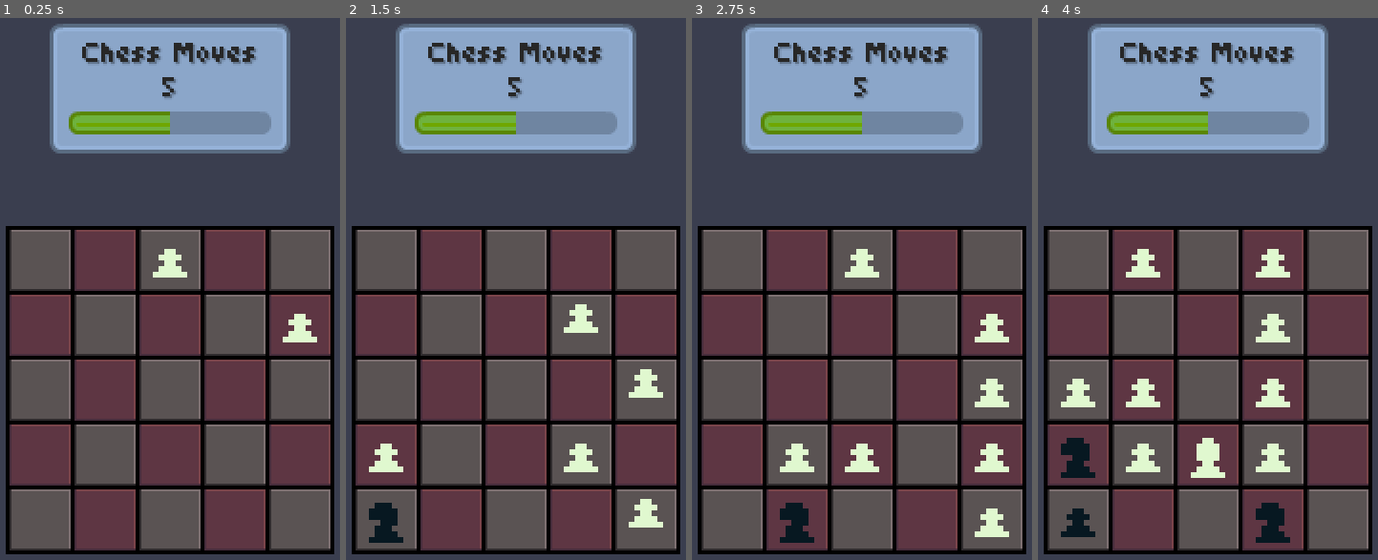
Above: before the commit, frames 1-4 (left to right).
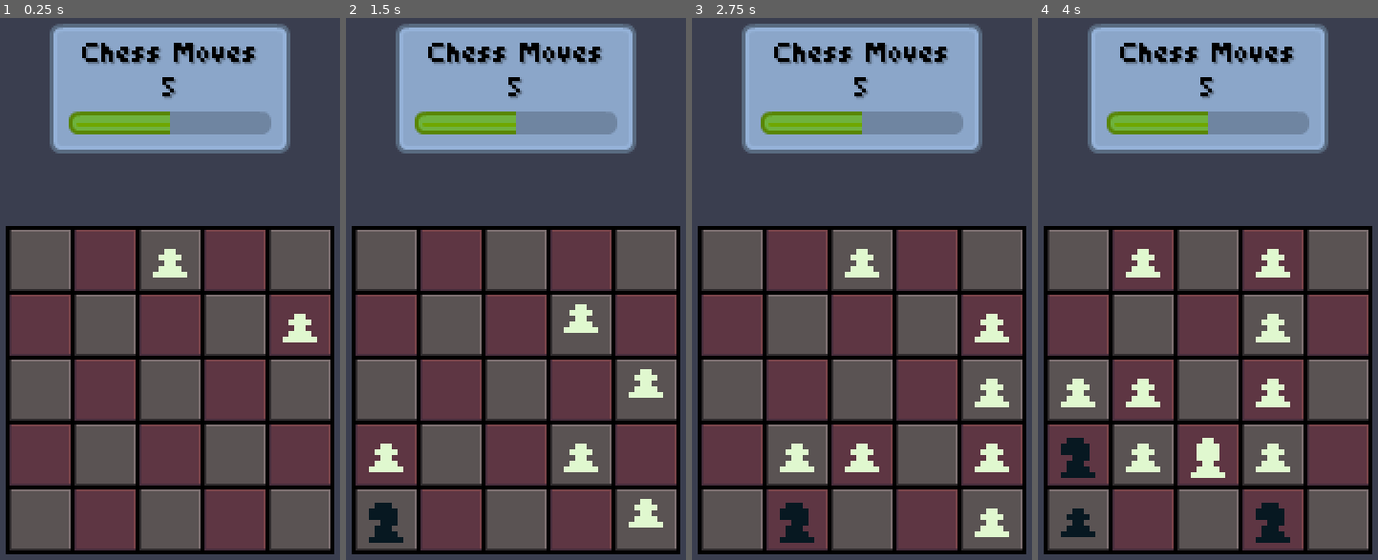
Above: after the commit, the same moments.

Repository: abaker-skudlarek/ChessTiles
Game: Godot game, scene res://Scenes/main.tscn
Same seed, same stepped clock (60 frames per second), same inputs: the game is played once before the commit and once after it. The engine's default icon, where the game draws it, is replaced by a stand-in: a white triangle on a blue panel in a dark square.
Inputs (mouse positions are in pixels of both pictures, inside the frame that each line leads up to):
- Up to frame 1 (0.25 s): no input
- Up to frame 2 (1.5 s): tap Enter at 0.5 s; move the mouse to (590, 223) at 0.52 s; hold Right (slide_move_right) 0.53-1.28 s; click (590, 223) at 0.67 s; tap Space at 1.25 s; move the mouse to (386, 522) at 1.27 s; hold Down (slide_move_down) from 1.28 s (still down); click (386, 522) at 1.42 s
- Up to frame 3 (2.75 s): tap Enter at 2 s; move the mouse to (896, 120) at 2.02 s; release Down (slide_move_down) at 2.03 s; hold Right (slide_move_right) from 2.03 s (still down); click (896, 120) at 2.17 s
- Up to frame 4 (4 s): tap Space at 2.75 s; move the mouse to (1191, 381) at 2.77 s; release Right (slide_move_right) at 2.78 s; hold Up (slide_move_up) 2.78-3.53 s; click (1191, 381) at 2.92 s; tap Enter at 3.5 s; move the mouse to (1310, 348) at 3.52 s; hold Left (slide_move_left) from 3.53 s (still down); click (1310, 348) at 3.67 s

The runs differ from the first frame. In frame 1, 0.8% of the frame differs, in the area x 24-75%, y 4-15%; in frame 2, 0.8%; in frame 3, 0.8%; in frame 4, 0.8%.

Commit message:
fixed chess moves, improved end game scorer UI

Diff:
--- a/Scenes/UI/end_game_scorer_ui.tscn
+++ b/Scenes/UI/end_game_scorer_ui.tscn
@@ -3,77 +3,30 @@
 [ext_resource type="Script" path="res://Scripts/UI/end_game_scorer_ui.gd" id="1_ww5ie"]
 
 [node name="EndGameScorerUI" type="PanelContainer"]
-offset_right = 232.0
-offset_bottom = 171.0
+offset_right = 65.0
+offset_bottom = 34.0
 script = ExtResource("1_ww5ie")
 
-[node name="VBoxContainer" type="VBoxContainer" parent="."]
+[node name="HBoxContainer" type="HBoxContainer" parent="."]
+layout_mode = 2
+alignment = 1
+
+[node name="TotalScoreSignLabel" type="Label" parent="HBoxContainer"]
+layout_mode = 2
+text = " "
+
+[node name="TotalScoreLabel" type="Label" parent="HBoxContainer"]
+layout_mode = 2
+text = "0
+"
+
+[node name="Spacer" type="Control" parent="HBoxContainer"]
 layout_mode = 2
 
-[node name="ScoreLabel" type="Label" parent="VBoxContainer"]
+[node name="DeltaSignLabel" type="Label" parent="HBoxContainer"]
 layout_mode = 2
-text = "Score
-"
-horizontal_alignment = 1
+text = "+"
 
-[node name="Spacer1" type="Control" parent="VBoxContainer"]
+[node name="DeltaScoreLabel" type="Label" parent="HBoxContainer"]
 layout_mode = 2
-size_flags_vertical = 3
-
-[node name="HBoxContainer" type="HBoxContainer" parent="VBoxContainer"]
-layout_mode = 2
-
-[node name="Spacer2" type="Control" parent="VBoxContainer/HBoxContainer"]
-layout_mode = 2
-size_flags_horizontal = 3
-size_flags_vertical = 3
-
-[node name="TotalScoreSignLabel" type="Label" parent="VBoxContainer/HBoxContainer"]
-layout_mode = 2
-theme_override_font_sizes/font_size = 40
-horizontal_alignment = 1
-vertical_alignment = 1
-
-[node name="Spacer6" type="Control" parent="VBoxContainer/HBoxContainer"]
-layout_mode = 2
-size_flags_horizontal = 3
-size_flags_vertical = 3
-size_flags_stretch_ratio = 0.0
-
-[node name="TotalScoreLabel" type="Label" parent="VBoxContainer/HBoxContainer"]
-layout_mode = 2
-theme_override_font_sizes/font_size = 40
-text = "0
-"
-horizontal_alignment = 1
-vertical_alignment = 1
-
-[node name="Spacer3" type="Control" parent="VBoxContainer/HBoxContainer"]
-layout_mode = 2
-size_flags_horizontal = 3
-size_flags_vertical = 3
-
-[node name="DeltaSignLabel" type="Label" parent="VBoxContainer/HBoxContainer"]
-layout_mode = 2
-theme_override_font_sizes/font_size = 40
-text = "+"
-horizontal_alignment = 1
-vertical_alignment = 1
-
-[node name="Spacer4" type="Control" parent="VBoxContainer/HBoxContainer"]
-layout_mode = 2
-size_flags_horizontal = 3
-size_flags_vertical = 3
-size_flags_stretch_ratio = 0.0
-
-[node name="DeltaScoreLabel" type="Label" parent="VBoxContainer/HBoxContainer"]
-layout_mode = 2
-theme_override_font_sizes/font_size = 40
 text = "0"
-horizontal_alignment = 1
-vertical_alignment = 1
-
-[node name="Spacer5" type="Control" parent="VBoxContainer/HBoxContainer"]
-layout_mode = 2
-size_flags_horizontal = 3
-size_flags_vertical = 3
--- a/Scenes/main.tscn
+++ b/Scenes/main.tscn
@@ -13,7 +13,21 @@
 anchor_bottom = 1.0
 grow_horizontal = 2
 grow_vertical = 2
+mouse_filter = 2
 color = Color(0.227451, 0.243137, 0.309804, 1)
+
+[node name="EndGameScorerUI" parent="." instance=ExtResource("3_xyjwr")]
+anchors_preset = 8
+anchor_left = 0.5
+anchor_top = 0.5
+anchor_right = 0.5
+anchor_bottom = 0.5
+offset_left = -35.0
+offset_top = -14.0
+offset_right = 35.0
+offset_bottom = 20.0003
+grow_horizontal = 2
+grow_vertical = 2
 
 [node name="BoardBackground" type="Sprite2D" parent="."]
 position = Vector2(90, 230)
@@ -21,18 +35,4 @@
 
 [node name="HUD" parent="." instance=ExtResource("1_nm1hi")]
 
-[node name="EndGameScorerUI" parent="." instance=ExtResource("3_xyjwr")]
-visible = false
-anchors_preset = 8
-anchor_left = 0.5
-anchor_top = 0.5
-anchor_right = 0.5
-anchor_bottom = 0.5
-offset_left = -150.0
-offset_top = 145.0
-offset_right = 150.0
-offset_bottom = 316.0
-grow_horizontal = 2
-grow_vertical = 2
-
 [node name="Board" parent="." instance=ExtResource("2_bpxrd")]
--- a/Scripts/Game/Pieces/player_piece_base.gd
+++ b/Scripts/Game/Pieces/player_piece_base.gd
@@ -16,6 +16,7 @@
 
 func _input_event(_viewport: Viewport, event:InputEvent, _shape_idx: int) -> void:
 	if event is InputEventMouseButton and event.button_index == MOUSE_BUTTON_LEFT and event.is_pressed():
+		print("piece_base piece clicked")
 		SignalBus.emit_signal("player_piece_clicked", position, piece_name)
 
 # ------------------------------------------------------------------------------------------------ #
--- a/Scripts/Game/board.gd
+++ b/Scripts/Game/board.gd
@@ -571,6 +571,7 @@
 # ------------------------------------------------------------------------------------------------ #
 
 func _on_player_piece_clicked(piece_pixel_location: Vector2, piece_name: String) -> void:
+	print("player piece clicked")
 	_set_last_clicked_piece(piece_pixel_location)
 	_remove_move_overlays()
 
--- a/Scripts/Managers/end_game_scorer.gd
+++ b/Scripts/Managers/end_game_scorer.gd
@@ -58,8 +58,8 @@
 	piece.z_index = 100
 
 	var tween := create_tween()
-	tween.tween_property(piece, "position:y", -50, 0.17).set_trans(Tween.TRANS_QUAD).as_relative()
-	tween.tween_property(piece, "position:y", 50, 0.17).set_trans(Tween.TRANS_QUAD).as_relative()
+	tween.tween_property(piece, "position:y", -20, 0.15).set_trans(Tween.TRANS_QUAD).as_relative()
+	tween.tween_property(piece, "position:y", 20, 0.15).set_trans(Tween.TRANS_QUAD).as_relative()
 	await tween.finished
 
 	# Again, probably not the best way to do this. But we want to set the z_index back to it's
--- a/Scripts/Managers/signal_bus.gd
+++ b/Scripts/Managers/signal_bus.gd
@@ -9,7 +9,6 @@
 signal state_changed_chess_move
 signal state_changed_merging
 signal state_changed_scoring(signal_arguments: Dictionary)
-signal state_changed_initiate_scoring(signal_arguments: Dictionary)
 signal state_changed_game_over
 signal chess_moves_remaining_updated(num_moves: int)
 
--- a/Scripts/UI/end_game_scorer_ui.gd
+++ b/Scripts/UI/end_game_scorer_ui.gd
@@ -1,14 +1,14 @@
 extends PanelContainer
 
 const RED: Color = Color(1, 0.306, 0.376)
-const GREEN: Color = Color(0.301, 0.683, 0.449)
+const GREEN: Color = Color(0.082, 0.639, 0.078)
 
 var _total_score: int = 0
 
-@onready var _total_score_label: Label = $VBoxContainer/HBoxContainer/TotalScoreLabel
-@onready var _total_score_sign_label: Label = $VBoxContainer/HBoxContainer/TotalScoreSignLabel
-@onready var _delta_sign_label: Label = $VBoxContainer/HBoxContainer/DeltaSignLabel
-@onready var _delta_score_label: Label = $VBoxContainer/HBoxContainer/DeltaScoreLabel
+@onready var _total_score_label: Label = $HBoxContainer/TotalScoreLabel
+@onready var _total_score_sign_label: Label = $HBoxContainer/TotalScoreSignLabel
+@onready var _delta_sign_label: Label = $HBoxContainer/DeltaSignLabel
+@onready var _delta_score_label: Label = $HBoxContainer/DeltaScoreLabel
 
 # TODO: To make a + or - number move from the piece that's being scored to the score panel,
 # 		and make it curve on it's way there, we can use a Bezier curve
@@ -30,7 +30,7 @@
 	visible = true
 	await get_tree().create_timer(0.75).timeout
 	var tween := create_tween()
-	tween.tween_property(self, "position:y", 200, 0.2).set_trans(Tween.TRANS_QUAD).as_relative()
+	tween.tween_property(self, "position:y", -38, 0.3).set_trans(Tween.TRANS_QUAD).as_relative()
 	await tween.finished
 	await get_tree().create_timer(0.75).timeout
 
@@ -39,7 +39,7 @@
 func _remove_ui() -> void:
 	await get_tree().create_timer(0.5).timeout
 	var tween := create_tween()
-	tween.tween_property(self, "position:y", -200, 0.3).set_trans(Tween.TRANS_QUAD).as_relative()
+	tween.tween_property(self, "position:y", 38, 0.3).set_trans(Tween.TRANS_QUAD).as_relative()
 	await tween.finished
 	visible = false
 
@@ -51,12 +51,12 @@
 	# Update the sign based on the value of the piece
 	if piece_value < 0:
 		_delta_sign_label.text = "-"
-		_delta_sign_label.modulate = RED
-		_delta_score_label.modulate = RED
+		_delta_sign_label.add_theme_color_override("font_color", RED)
+		_delta_score_label.add_theme_color_override("font_color", RED)
 	else:
 		_delta_sign_label.text = "+"
-		_delta_sign_label.modulate = GREEN
-		_delta_score_label.modulate = GREEN
+		_delta_sign_label.add_theme_color_override("font_color", GREEN)
+		_delta_score_label.add_theme_color_override("font_color", GREEN)
 
 	# Update the delta score label
 	_delta_score_label.text = str(abs(piece_value))
--- a/Themes/ui_theme.tres
+++ b/Themes/ui_theme.tres
@@ -61,7 +61,7 @@
 Button/styles/hover = SubResource("StyleBoxTexture_lcril")
 Button/styles/normal = SubResource("StyleBoxTexture_pgnke")
 Button/styles/pressed = SubResource("StyleBoxTexture_4lkgk")
-Label/colors/font_color = Color(0.152941, 0.152941, 0.152941, 1)
+Label/colors/font_color = Color(0, 0, 0, 1)
 Label/colors/font_shadow_color = Color(0, 0, 0, 0.239216)
 Label/font_sizes/font_size = 14
 Label/fonts/font = ExtResource("5_fpv3i")
